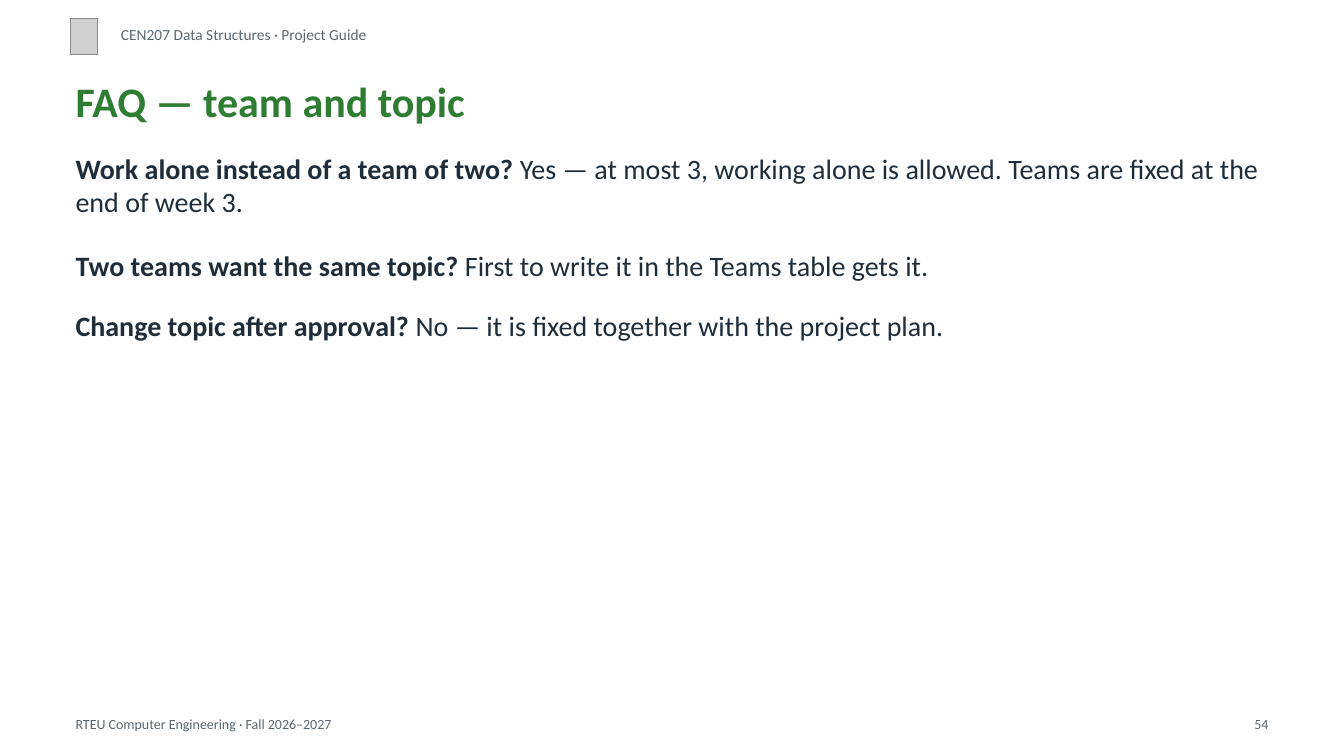
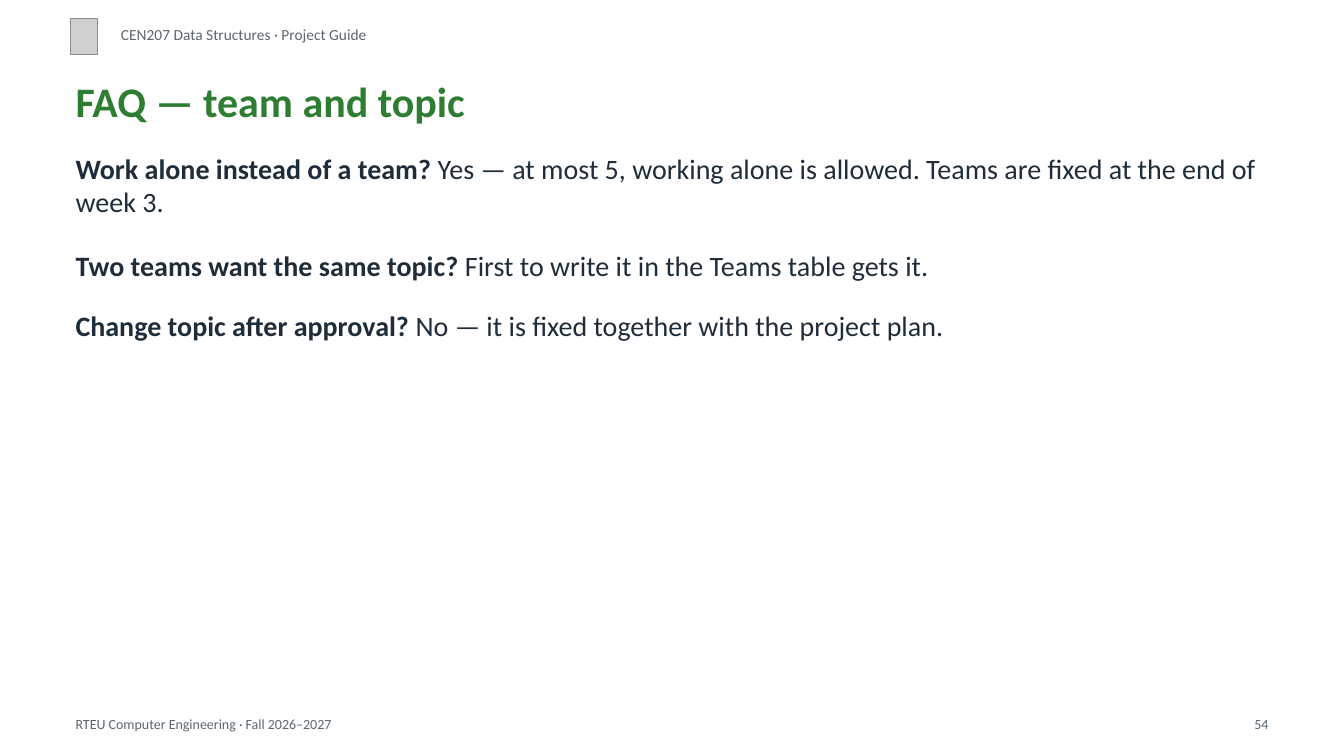
Before and after one commit to ucoruh/ce205-data-structures, a slide deck: slide 54 of docs/project-guide/cen207-project-guide-slides.en.pptx. Drawn at 1344x756 pixels with LibreOffice and Linux fonts; fonts in the diff are those of the drawing; grey boxes stand for pictures. Boxes give left, top, right and bottom in pixels: in the first picture for what was removed or moved away, otherwise in the second. Text is boxed around its words. In the diff, an @@ line names an element or a change of style, - is before the commit and + after.

Commit message:
Teams of at most 5, 10-minute demo slots, repository from template (no fork), shared team list; outputs rebuilt

```diff
--- a/docs/project-guide/cen207-project-guide-slides.en.pptx
+++ b/docs/project-guide/cen207-project-guide-slides.en.pptx
@@ text at (76,159,1255,212): text changed @@
-Work alone instead of a team of two? Yes — at most 3, working alone is allowed. Teams are fixed at the end of week 3.
+Work alone instead of a team? Yes — at most 5, working alone is allowed. Teams are fixed at the end of week 3.
```
Also in this commit, not shown: 2 other slides changed, 45 other files.
